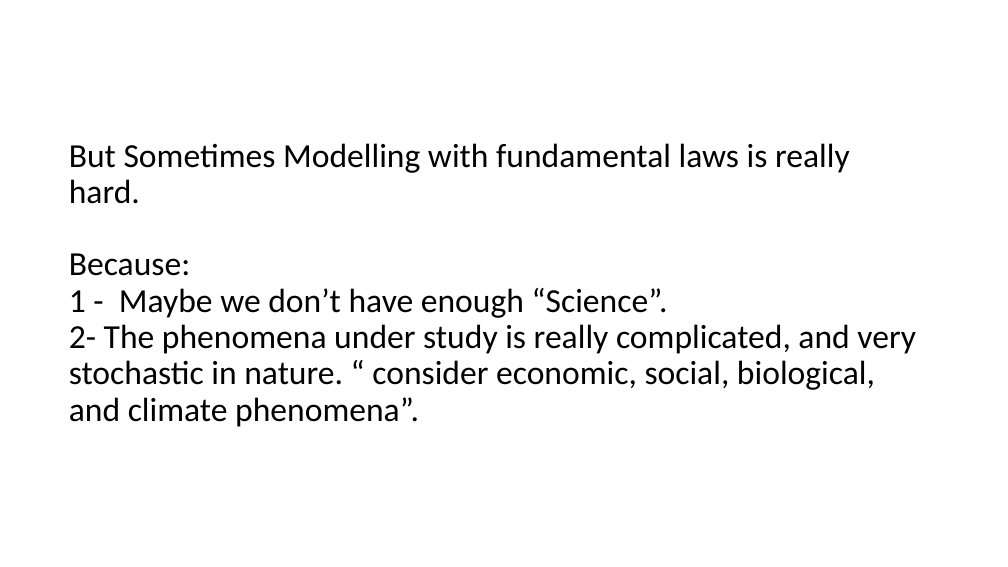
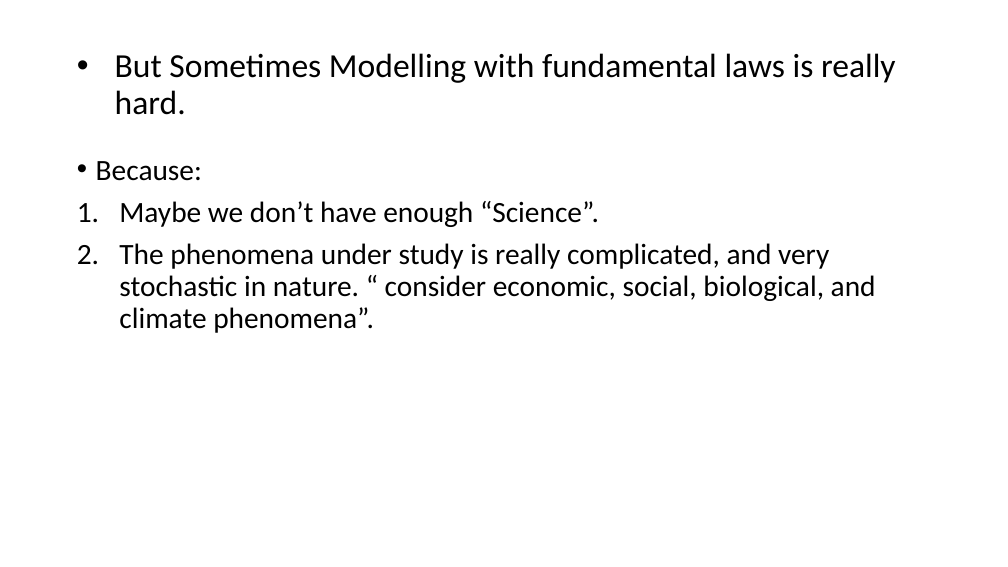
Before and after one commit to moayad-hsn/IndabaX-Sudan-2019, a slide deck: slide 6 of Intro to ML.pptx. Drawn at 1008x567 pixels with LibreOffice and Linux fonts; fonts in the diff are those of the drawing. Boxes give left, top, right and bottom in pixels: in the first picture for what was removed or moved away, otherwise in the second. Text is boxed around its words. In the diff, an @@ line names an element or a change of style, - is before the commit and + after.

```diff
--- a/Intro to ML.pptx
+++ b/Intro to ML.pptx
@@ title at [115, 53, 896, 115]: text changed @@
-But Sometimes Modelling with fundamental laws is really hard.
-Because:
-1 - Maybe we don’t have enough “Science”.
-2- The phenomena under study is really complicated, and very stochastic in nature. “ consider economic, social, biological, and climate phenomena”.
+• But Sometimes Modelling with fundamental laws is really hard.
@@ text added at [96, 161, 876, 333], 28 pt, text #000000 @@
+• Because:
+1. Maybe we don’t have enough “Science”.
+2. The phenomena under study is really complicated, and very stochastic in nature. “ consider economic, social, biological, and climate phenomena”.
```
Also in this commit, not shown: 5 other slides changed, 3 slides added, 1 slide removed.
